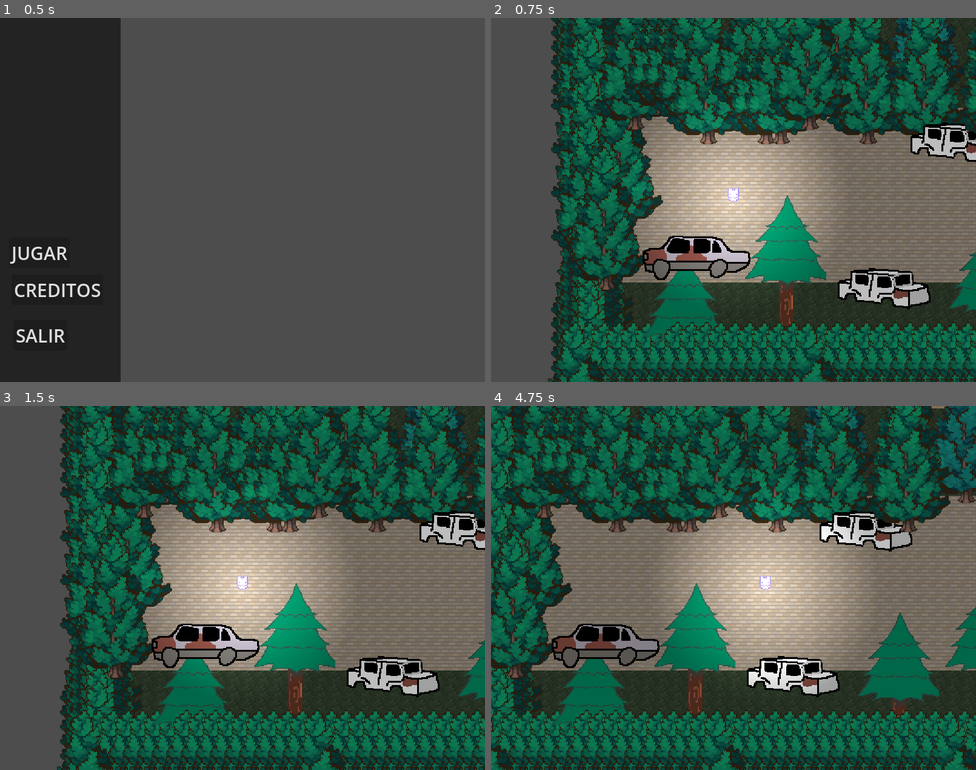
Above: before the commit, frames 1-4 (two rows, left to right).
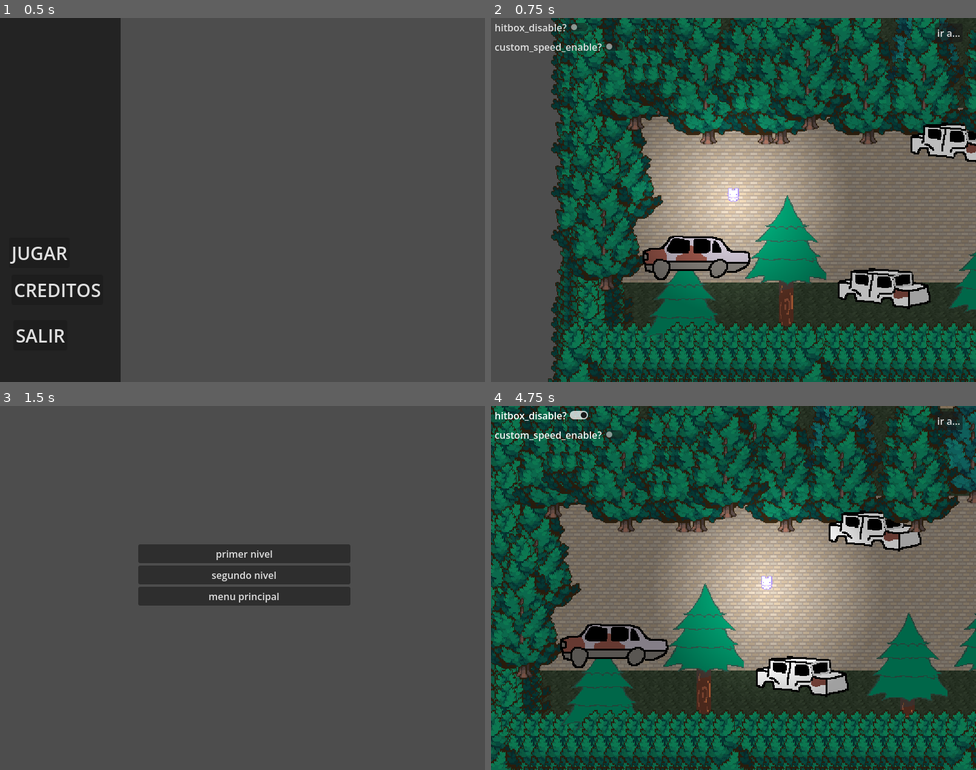
Above: after the commit, the same moments.

Repository: alezuuBytes/GITW-Game
Game: Godot game, scene res://Escenas/menu.tscn
Two runs of this game, one before a commit and one after it. Both use one fixed random seed, a clock stepped at 60 frames per second and the inputs below.
Inputs (mouse positions are in pixels of both pictures, inside the frame that each line leads up to):
- Up to frame 1 (0.5 s): no input
- Up to frame 2 (0.75 s): click "JUGAR" at 0.5 s
- Up to frame 3 (1.5 s): click (455, 420) at 1.25 s, where only the run after the commit has a clickable "ir a..."
- Up to frame 4 (4.75 s): click (733, 555) at 2 s, where only the run after the commit has a clickable "primer nivel"; click (539, 416) at 2.75 s, where only the run after the commit has a clickable "hitbox_disable?"; click (558, 435) at 3.5 s, where only the run after the commit has a clickable "custom_speed_enable?"; tap Enter at 4.25 s; hold D (right) from 4.28 s (still down); hold Shift (shift) from 4.28 s (still down)

Frame 1 is identical in both runs. In frame 2, 0.5% of the frame differs, in the area x 0-97%, y 1-10%; in frame 3, 86%, in the area x 11-100%, y 0-100%; in frame 4, 44%.

Commit message:
selector de niveles
aniadi el selector de niveles al modo debug

Diff:
--- a/Escenas/greg_alva.tscn
+++ b/Escenas/greg_alva.tscn
@@ -53,3 +53,12 @@
 value = 200.0
 allow_greater = true
 allow_lesser = true
+
+[node name="Button" type="Button" parent="CanvasLayer" unique_id=753774259]
+offset_left = 732.0
+offset_top = 9.0
+offset_right = 778.0
+offset_bottom = 40.0
+text = "ir a..."
+
+[connection signal="pressed" from="CanvasLayer/Button" to="." method="_on_button_pressed"]
--- /dev/null
+++ b/Escenas/selector_de_nivel.tscn
@@ -0,0 +1,24 @@
+[gd_scene format=3 uid="uid://cynj6fetf1xhj"]
+
+[ext_resource type="Script" uid="uid://bus7iyqtvmbpr" path="res://scripts/selector_de_niveles.gd" id="1_0thyo"]
+
+[node name="selector_de_nivel" type="CanvasLayer" unique_id=1016839472]
+script = ExtResource("1_0thyo")
+
+[node name="HBoxContainer" type="VBoxContainer" parent="." unique_id=1733124738]
+offset_left = 228.0
+offset_top = 228.0
+offset_right = 578.0
+offset_bottom = 329.0
+
+[node name="1er_nivel" type="Button" parent="HBoxContainer" unique_id=1089148791]
+layout_mode = 2
+text = "primer nivel"
+
+[node name="2do_nivel" type="Button" parent="HBoxContainer" unique_id=1454672044]
+layout_mode = 2
+text = "segundo nivel"
+
+[node name="menu" type="Button" parent="HBoxContainer" unique_id=772123631]
+layout_mode = 2
+text = "menu principal"
--- a/scripts/globales.gd
+++ b/scripts/globales.gd
@@ -3,4 +3,4 @@
 var posicion_personaje := Vector2()
 var velocidad_personaje := Vector2()
 var copiar_variables := false
-var god_mode := false
+var god_mode := true
--- a/scripts/gregalva.gd
+++ b/scripts/gregalva.gd
@@ -38,3 +38,7 @@
 		globales.velocidad_personaje = velocity
 		globales.copiar_variables = true
 		get_tree().call_deferred("change_scene_to_file", "res://Escenas/EscenaFinal.tscn")
+
+
+func _on_button_pressed() -> void:
+	get_tree().call_deferred("change_scene_to_file", "res://Escenas/selector_de_nivel.tscn")
--- /dev/null
+++ b/scripts/selector_de_niveles.gd
@@ -0,0 +1,13 @@
+extends CanvasLayer
+
+@onready var _1_er_nivel: Button = $"HBoxContainer/1er_nivel"
+@onready var _2_do_nivel: Button = $"HBoxContainer/2do_nivel"
+@onready var menu: Button = $HBoxContainer/menu
+
+func _physics_process(delta: float) -> void:
+	if _1_er_nivel.button_pressed:
+		get_tree().change_scene_to_file("res://Escenas/escena_principal.tscn")
+	if _2_do_nivel.button_pressed:
+		get_tree().change_scene_to_file("res://Escenas/EscenaFinal.tscn")
+	if menu.button_pressed:
+		get_tree().change_scene_to_file("res://Escenas/menu.tscn")
Not shown, added: scripts/selector_de_niveles.gd.uid
